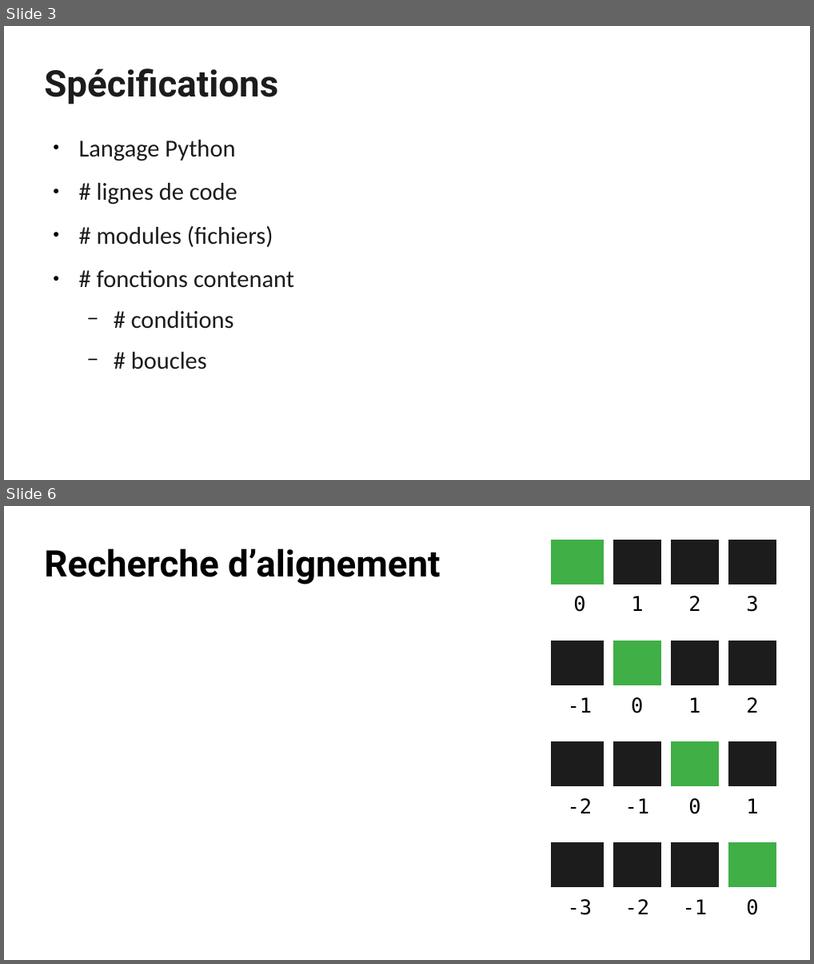
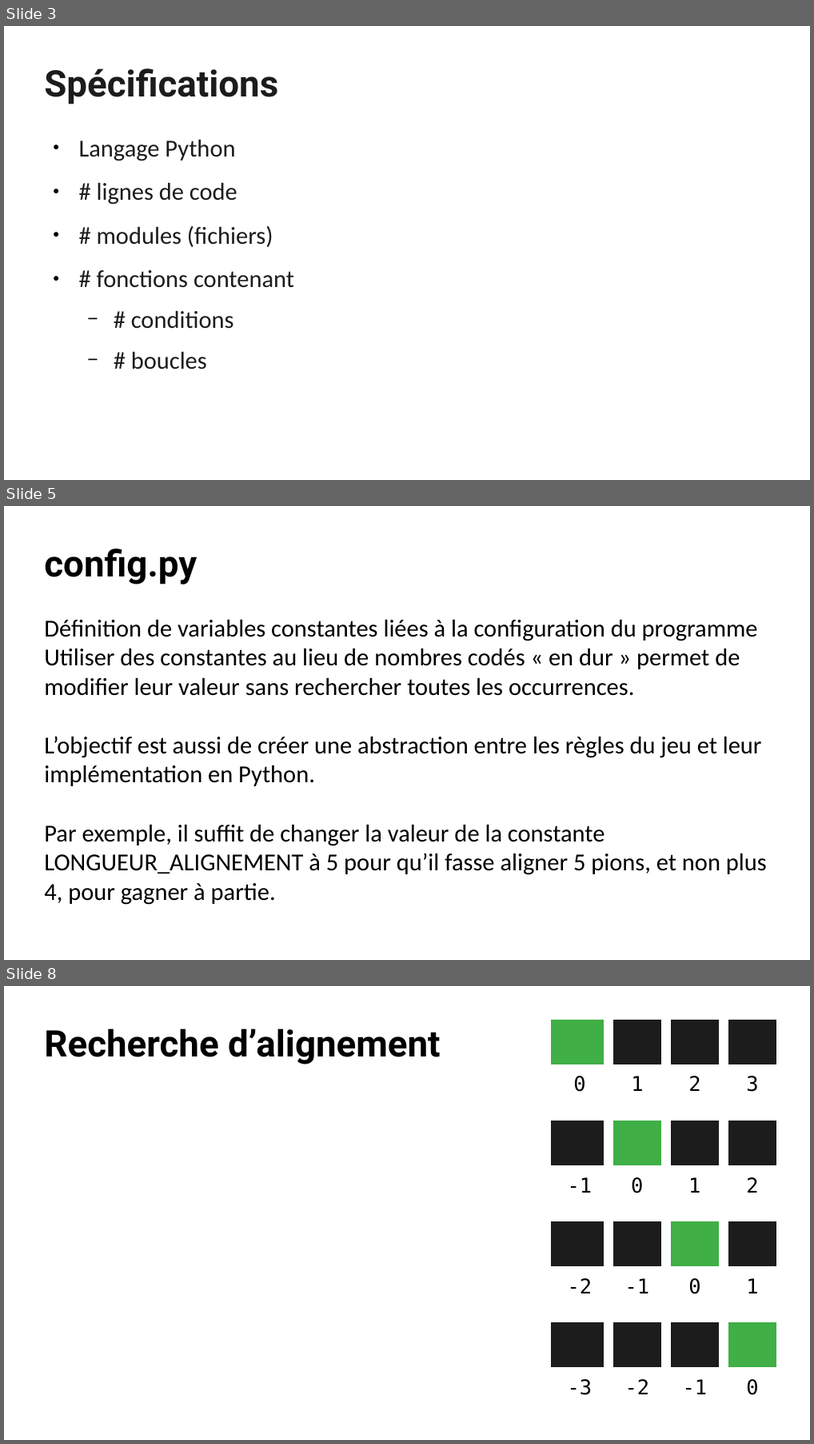
Before and after one commit to 5cover/Puissance-4, a slide deck: diapo.odp. Shown one above the other, each under a label of ours: slides 3 and 6 before the commit, slides 3, 5 and 8 after it; the slides between them are not shown. The pictures are 814x964 and 814x1444 pixels, drawn with LibreOffice and Linux fonts; fonts in the diff are those of the drawing. Boxes give left, top, right and bottom in pixels: in the first picture for what was removed or moved away, otherwise in the second. Text is boxed around its words. In the diff, an @@ line names an element or a change of style, - is before the commit and + after.

```diff
--- a/diapo.odp
+++ b/diapo.odp
@@ slide 5 added at [4, 506, 810, 960], background #FFFFFF @@
@@ title added at [44, 548, 197, 584], 36 pt, text #000000, bold @@
+config.py
@@ subtitle added at [44, 619, 767, 904], 24 pt, text #000000 @@
+Définition de variables constantes liées à la configuration du programme
+Utiliser des constantes au lieu de nombres codés « en dur » permet de modifier leur valeur sans rechercher toutes les occurrences.
+L’objectif est aussi de créer une abstraction entre les règles du jeu et leur implémentation en Python.
+Par exemple, il suffit de changer la valeur de la constante LONGUEUR_ALIGNEMENT à 5 pour qu’il fasse aligner 5 pions, et non plus 4, pour gagner à partie.
@@ what was slide 6 is now slide 8 @@
```
Also in this commit, not shown: 2 slides changed, 4 other slides added, 5 other files.
